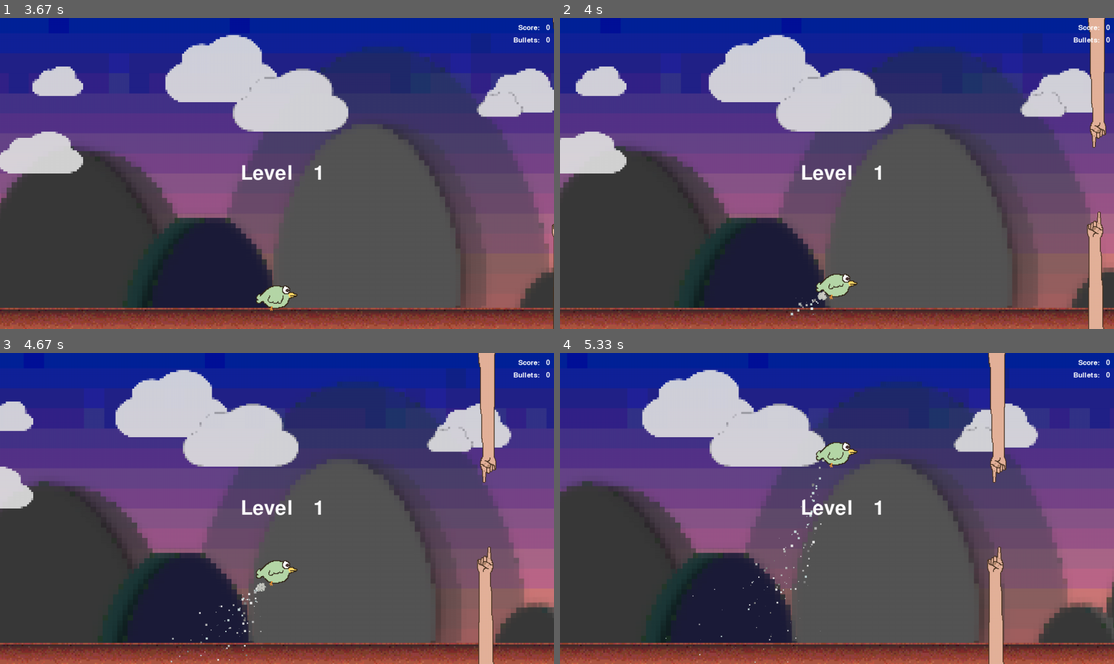
Above: before the commit, frames 1-4 (two rows, left to right).
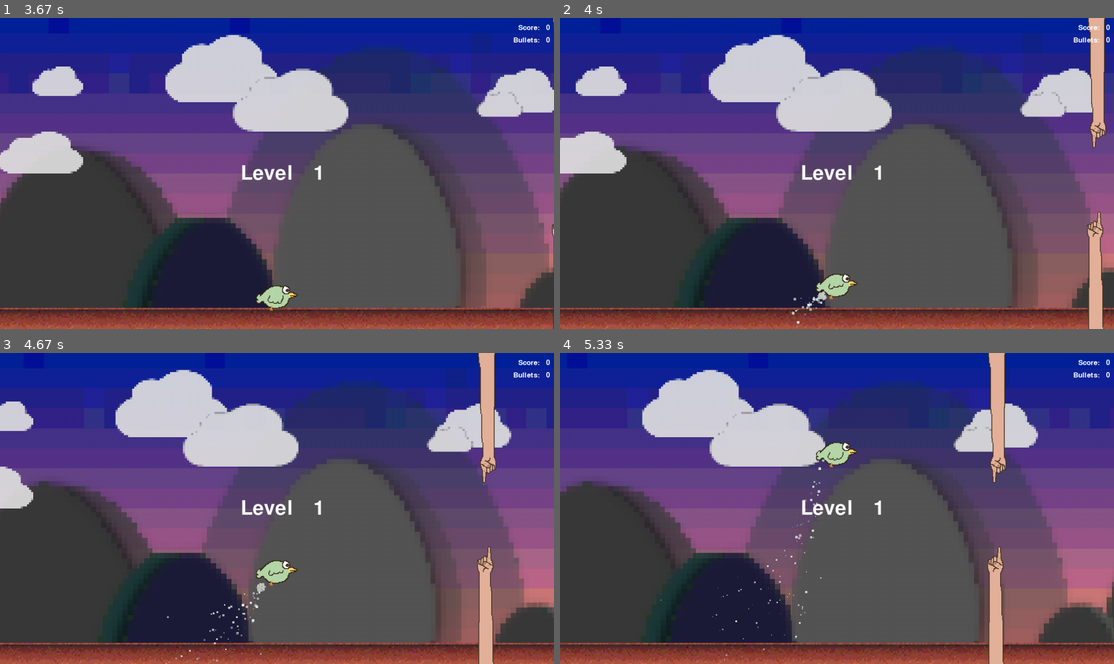
Above: after the commit, the same moments.

Repository: ryanbeard82/farty_bird
Game: pygame game, started from main.py
Two runs of this game, one before a commit and one after it. Both use one fixed random seed, a clock stepped at 60 frames per second and the inputs below.
Inputs:
- Up to frame 1 (3.67 s): tap Space at 3.33 s
- Up to frame 2 (4 s): hold Up from 3.67 s (still down)
- Up to frame 3 (4.67 s): release Up at 4.13 s; hold Up 4.17-4.53 s; hold Up from 4.57 s (still down)
- Up to frame 4 (5.33 s): release Up at 4.87 s; hold Up 4.9-5.27 s; hold Up from 5.3 s (still down)

Frame 1 is identical in both runs. In frame 2, less than 0.1% of the frame differs, in the area x 41-48%, y 89-99%; in frame 3, 0.2%; in frame 4, 0.3%, in the area x 18-48%, y 36-100%.

Commit message:
complete

Diff:
--- a/main.py
+++ b/main.py
@@ -101,6 +101,12 @@
     ((194,214,214)),
     ((128,128,128))
 ]
+POOP_COLORS = [
+    ((102,51,0)),
+    ((204,153,0)),
+    ((153,102,0)),
+    ((153,102,51))
+]
 
 # Load Audio Fx
 HIGH_FART_FX = [
@@ -155,13 +161,13 @@
         return self.image.get_height()
 
 class Farticle():
-    def __init__(self, x, y):
+    def __init__(self, x, y, x_velocity, y_velocity, timer, color):
         self.x = x
         self.y = y
-        self.x_velocity = random.randint(0, 40) / 10 - 4
-        self.y_velocity = random.randint(-5, 20) / 10
-        self.timer = int(random.randint(2,7))
-        self.color = random.choice(FARTICLE_COLORS)
+        self.x_velocity = x_velocity
+        self.y_velocity = y_velocity
+        self.timer = timer
+        self.color = color
 
     def update(self):
         self.x, self.y = (int(self.x + self.x_velocity), int(self.y + self.y_velocity))
@@ -238,10 +244,13 @@
         self.SFX = BUTT_BUZZ_FX
         self.collisionSFX = BUTTFLY_HIT_FX
 
-    def update(self):
+    def update(self, farticles):
 
         if self.collision:
             self.health = 0
+
+            new_farticle = Farticle(self.x + 5, self.y + self.get_height()/2, random.randint(0, 40)/10 - 2, random.randint(0,40)/10 - 2, int(random.randint(2,5)),random.choice(POOP_COLORS))
+            farticles.append(new_farticle)
 
         if self.direction == "up" and self.collision == False:
             self.y, self.direction = (self.y - 2,"up") if self.y > 150 else (self.y + 2, "down")
@@ -316,8 +325,8 @@
             else: self.y = 10 # lower limit (top of screen)
 
             # create farticles
-            new_farticle1 = Farticle(self.x + 10, self.y + self.get_height() - 25)
-            new_farticle2 = Farticle(self.x + 10, self.y + self.get_height() - 25)
+            new_farticle1 = Farticle(self.x + 10, self.y + self.get_height() - 25, random.randint(0, 40) / 10 - 4, random.randint(-5, 20) / 10, int(random.randint(2,7)), random.choice(FARTICLE_COLORS))
+            new_farticle2 = Farticle(self.x + 10, self.y + self.get_height() - 25, random.randint(0, 40) / 10 - 4, random.randint(-5, 20) / 10, int(random.randint(2,7)), random.choice(FARTICLE_COLORS))
             farticles.append(new_farticle1)
             farticles.append(new_farticle2)
 
@@ -603,7 +612,7 @@
             finger.draw(WIN)
 
         for butt_fly in butt_flys:
-            butt_fly.update()
+            butt_fly.update(farticles)
             butt_fly.draw(WIN)
 
         for powerup in powerups:
